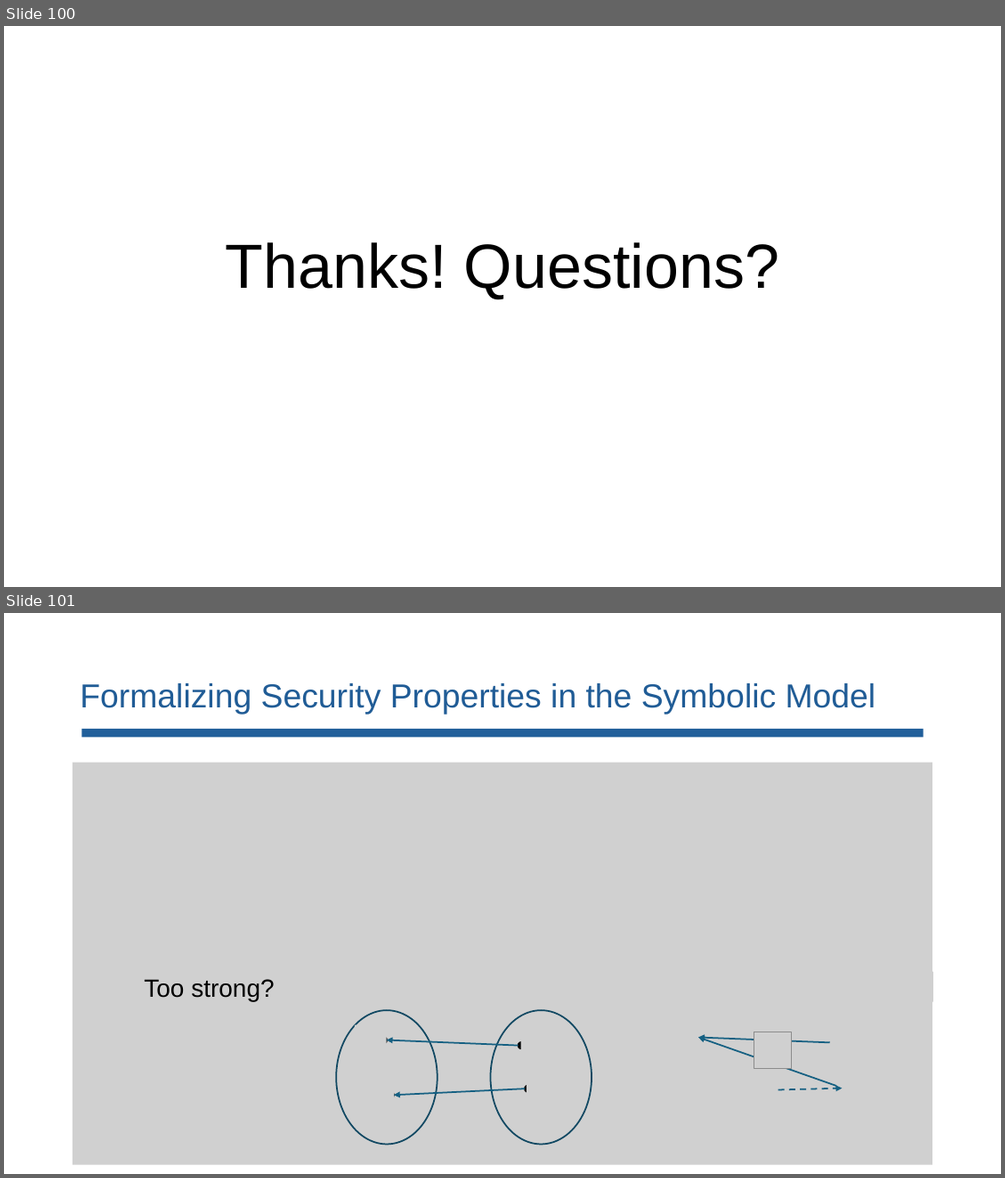
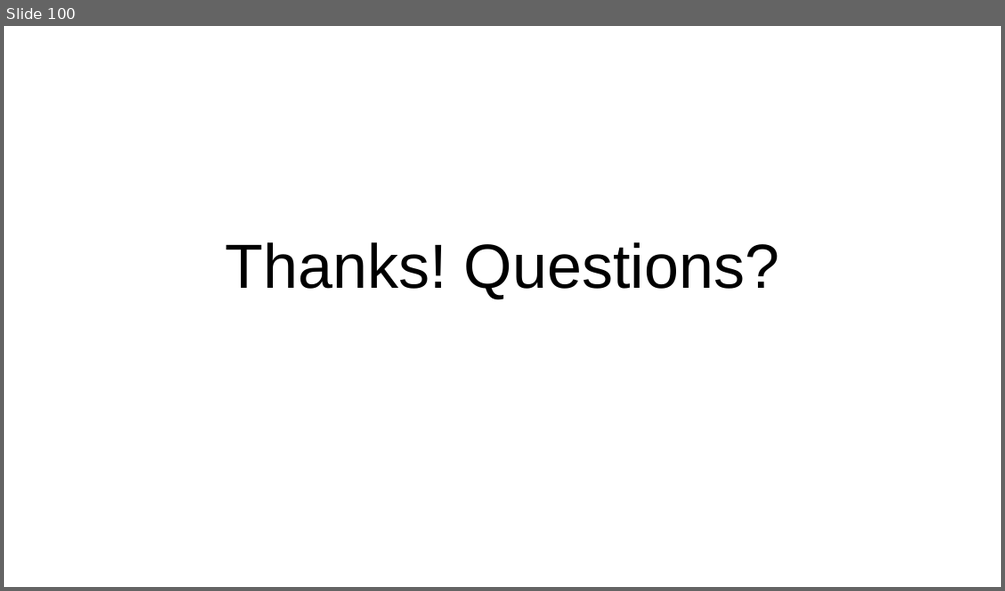
Before and after one commit to lorchrob/comp_slides, a slide deck: comp.pptx. Shown one above the other, each under a label of ours: slides 100 and 101 before the commit, slide 100 after it. The pictures are 1005x1178 and 1005x591 pixels, drawn with LibreOffice and Linux fonts; fonts in the diff are those of the drawing; grey boxes stand for pictures. Boxes give left, top, right and bottom in pixels: in the first picture for what was removed or moved away, otherwise in the second. Text is boxed around its words. In the diff, an @@ line names an element or a change of style, - is before the commit and + after.

```diff
--- a/comp.pptx
+++ b/comp.pptx
@@ slide 101 removed at (4, 613, 1001, 1174), background #FFFFFF @@
@@ title removed at (80, 683, 876, 714) @@
-Formalizing Security Properties in the Symbolic Model
@@ rectangle removed at (81, 729, 923, 737) @@
@@ picture removed at (73, 763, 933, 1165) @@
@@ text removed at (144, 979, 274, 1002) @@
-Too strong?
@@ picture removed at (797, 971, 933, 1001) @@
@@ group removed at (336, 974, 620, 1144): 6 ellipses, 6 pictures @@
@@ arrow removed from (830, 1042) to (699, 1037) @@
@@ arrow removed from (836, 1086) to (699, 1037) @@
@@ picture removed at (754, 1032, 791, 1069) @@
@@ arrow removed from (518, 1046) to (386, 1040) @@
@@ arrow removed from (525, 1088) to (394, 1094) @@
@@ arrow removed from (778, 1089) to (842, 1088) @@
```
